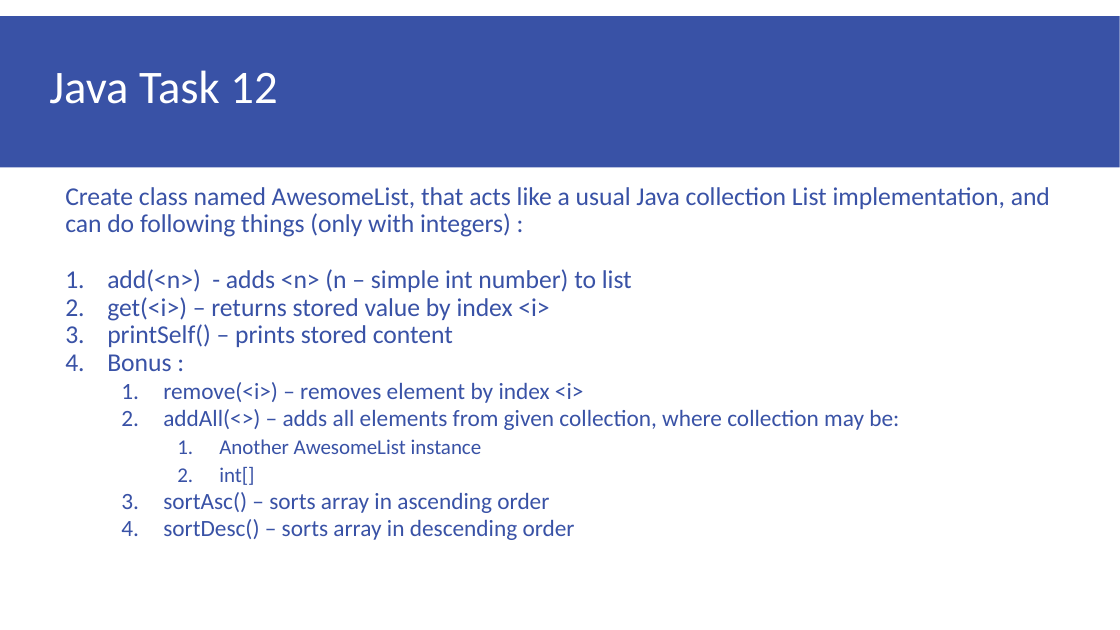
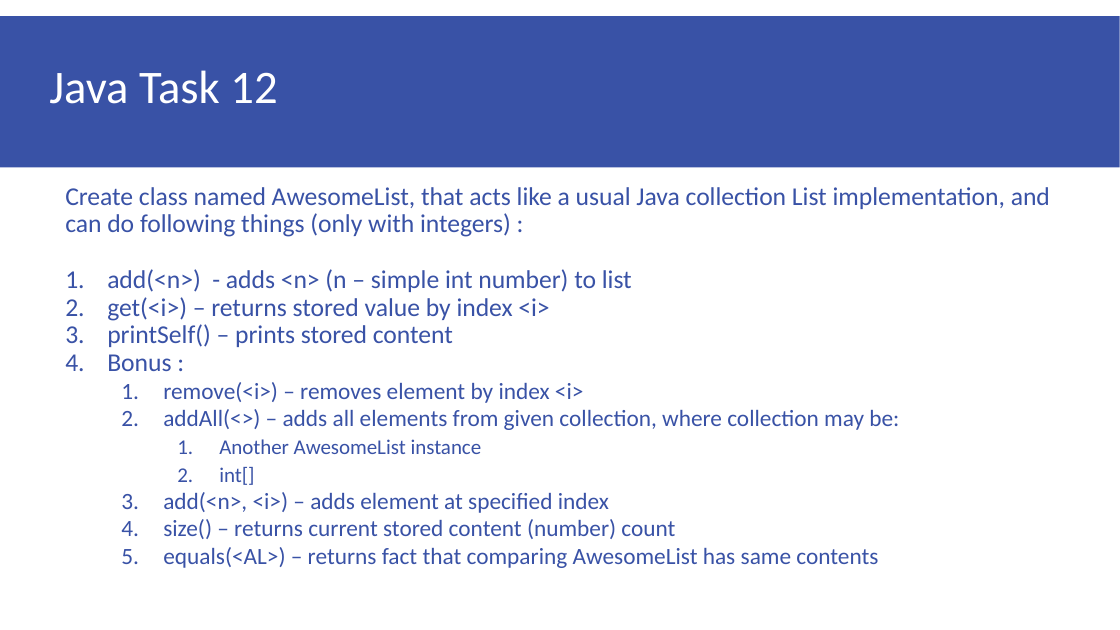
Before and after one commit to rcsyg/rcs-preboot, a slide deck: slide 9 of Java Homework 02 (eng).pptx. Drawn at 1120x630 pixels with LibreOffice and Linux fonts; fonts in the diff are those of the drawing. Boxes give left, top, right and bottom in pixels: in the first picture for what was removed or moved away, otherwise in the second. Text is boxed around its words. In the diff, an @@ line names an element or a change of style, - is before the commit and + after.

Commit message:
Adjusted homework file (Task 12)

```diff
--- a/Java Homework 02 (eng).pptx
+++ b/Java Homework 02 (eng).pptx
@@ text at [163,492,878,568]: text changed @@
-  3. sortAsc() – sorts array in ascending order
-  4. sortDesc() – sorts array in descending order
+  3. add(<n>, <i>) – adds element at specified index
+  4. size() – returns current stored content (number) count
+  5. equals(<AL>) – returns fact that comparing AwesomeList has same contents
```
